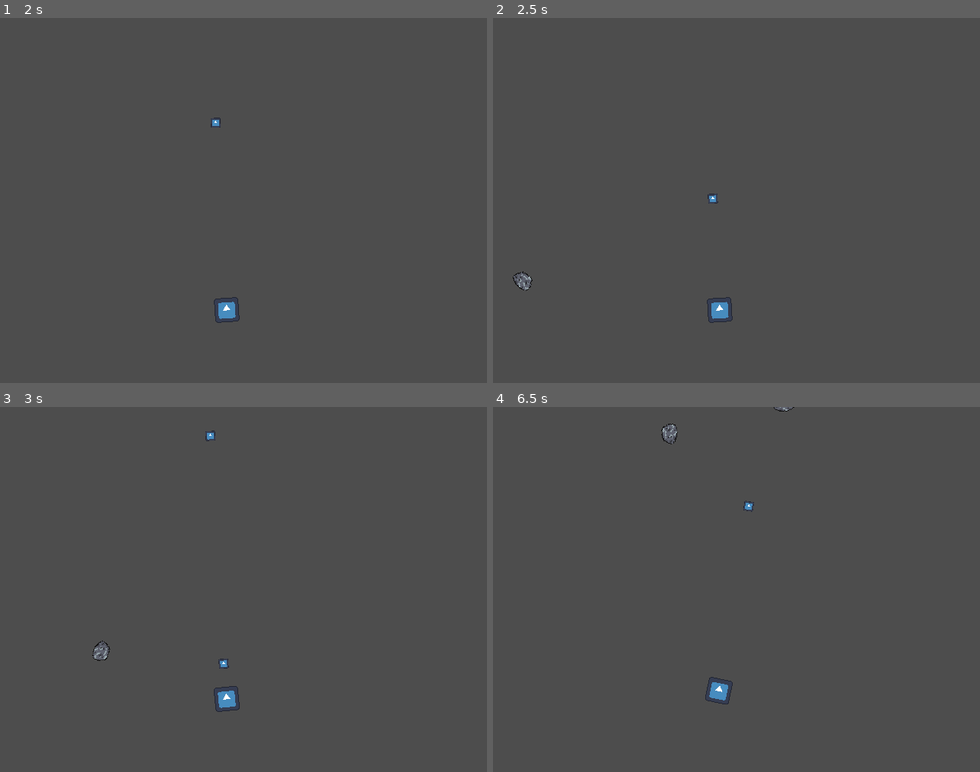
Above: before the commit, frames 1-4 (two rows, left to right).
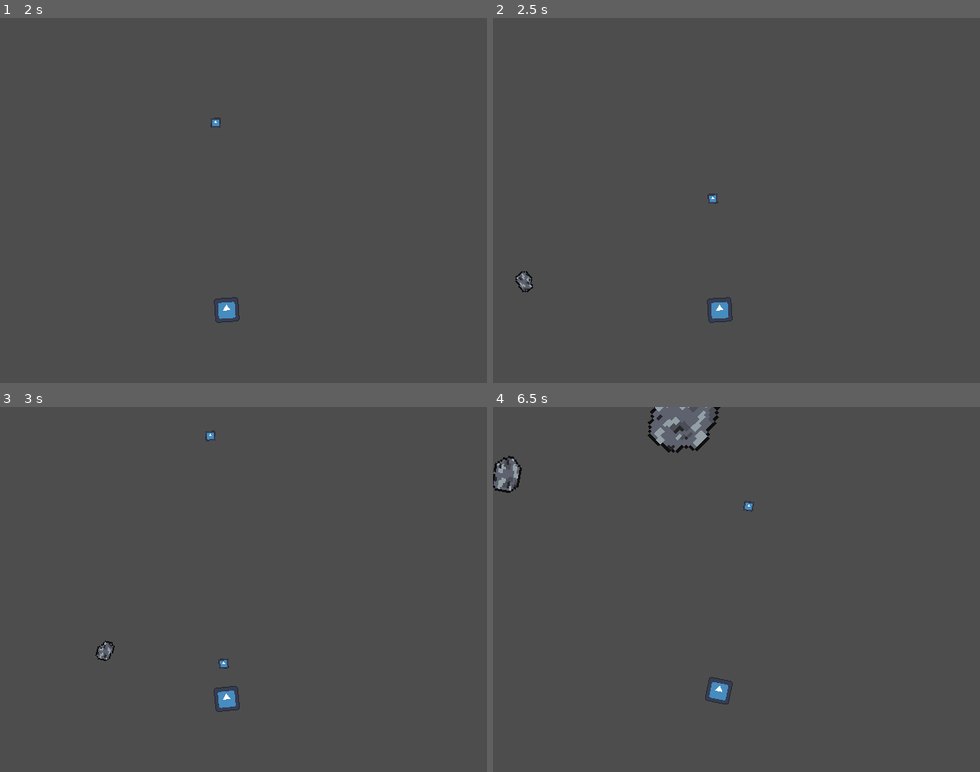
Above: after the commit, the same moments.

Repository: RageWolf/Cosmic-Order-Beginners-Jam-Winter-2024
Game: Godot game, scene res://src/asteroids.tscn
The game is run twice, just before and just after one commit, with the same random seed, the same clock (stepped at 60 frames per second) and the same inputs. This scene is started directly instead of the project's main scene. The engine's default icon, where the game draws it, is replaced by a stand-in: a white triangle on a blue panel in a dark square.
Inputs:
- Up to frame 1 (2 s): tap Enter at 0.5 s; hold A (turn_right) 0.53-1.28 s; tap Space (shoot) at 0.6, 1.35 s; hold D (turn_left) from 1.28 s (still down)
- Up to frame 2 (2.5 s): release D (turn_left) at 2.03 s; hold A (turn_right) from 2.03 s (still down); tap Space (shoot) at 2.1 s
- Up to frame 3 (3 s): release A (turn_right) at 2.78 s; hold W (thrust) from 2.78 s (still down); tap Space (shoot) at 2.85 s
- Up to frame 4 (6.5 s): release W (thrust) at 3.53 s; hold D (turn_left) 3.53-5.78 s; tap Space (shoot) every 0.75 s from 3.6 to 5.85 s; hold A (turn_right) from 5.78 s (still down)

Frame 1 is identical in both runs. In frame 2, 0.1% of the frame differs, in the area x 4-9%, y 69-76%; in frame 3, 0.1%; in frame 4, 1.7%, in the area x 0-62%, y 0-24%.

Commit message:
Random asteroid sizes

Diff:
--- a/src/asteroid.gd
+++ b/src/asteroid.gd
@@ -2,11 +2,24 @@
 class_name Asteroid
 
 @export var timer: Timer
+@export var sprite: Sprite2D
+@export var animation_player: AnimationPlayer
 
+var size: int
 var velocity: Vector2
 var angular_velocity: float
 
 func _ready() -> void:
+	size = randi_range(0, 2)
+
+	match size:
+		0: # big
+			animation_player.play("big")
+		1: # medium
+			animation_player.play("medium")
+		2: # small
+			animation_player.play("small")
+
 	timer.timeout.connect(queue_free)
 
 func _process(delta: float) -> void:
--- a/src/asteroid.tscn
+++ b/src/asteroid.tscn
@@ -1,21 +1,212 @@
-[gd_scene load_steps=4 format=3 uid="uid://165e4hs8gjsx"]
+[gd_scene load_steps=14 format=3 uid="uid://165e4hs8gjsx"]
 
 [ext_resource type="Texture2D" uid="uid://dehnl6dmt7tt1" path="res://PNG/asteroïd big.png" id="1_ixs4q"]
 [ext_resource type="Script" path="res://src/asteroid.gd" id="1_syfsk"]
-
-[sub_resource type="CircleShape2D" id="CircleShape2D_cbyjc"]
-radius = 9.0
-
-[node name="Asteroid" type="Area2D" node_paths=PackedStringArray("timer")]
+[ext_resource type="Texture2D" uid="uid://cl35v1w6rsscl" path="res://PNG/asteroïd mid.png" id="3_27ge6"]
+[ext_resource type="Texture2D" uid="uid://cc7fmmgrlfbv0" path="res://PNG/asteroïd small.png" id="4_ixaqf"]
+
+[sub_resource type="CircleShape2D" id="CircleShape2D_p6pxl"]
+resource_local_to_scene = true
+radius = 0.0
+
+[sub_resource type="CircleShape2D" id="CircleShape2D_xxd43"]
+resource_local_to_scene = true
+radius = 44.32
+
+[sub_resource type="Animation" id="Animation_a6qth"]
+resource_name = "big"
+length = 0.05
+step = 0.033
+tracks/0/type = "value"
+tracks/0/imported = false
+tracks/0/enabled = true
+tracks/0/path = NodePath("Sprite2D:scale")
+tracks/0/interp = 1
+tracks/0/loop_wrap = true
+tracks/0/keys = {
+"times": PackedFloat32Array(0),
+"transitions": PackedFloat32Array(1),
+"update": 0,
+"values": [Vector2(4, 4)]
+}
+tracks/1/type = "value"
+tracks/1/imported = false
+tracks/1/enabled = true
+tracks/1/path = NodePath("Sprite2D:texture")
+tracks/1/interp = 1
+tracks/1/loop_wrap = true
+tracks/1/keys = {
+"times": PackedFloat32Array(0),
+"transitions": PackedFloat32Array(1),
+"update": 1,
+"values": [ExtResource("1_ixs4q")]
+}
+tracks/2/type = "value"
+tracks/2/imported = false
+tracks/2/enabled = true
+tracks/2/path = NodePath("CollisionShape2D:shape")
+tracks/2/interp = 1
+tracks/2/loop_wrap = true
+tracks/2/keys = {
+"times": PackedFloat32Array(0.0333333),
+"transitions": PackedFloat32Array(1),
+"update": 1,
+"values": [SubResource("CircleShape2D_xxd43")]
+}
+
+[sub_resource type="CircleShape2D" id="CircleShape2D_kuvjm"]
+resource_local_to_scene = true
+radius = 21.43
+
+[sub_resource type="Animation" id="Animation_myyyv"]
+resource_name = "medium"
+length = 0.05
+tracks/0/type = "value"
+tracks/0/imported = false
+tracks/0/enabled = true
+tracks/0/path = NodePath("Sprite2D:scale")
+tracks/0/interp = 1
+tracks/0/loop_wrap = true
+tracks/0/keys = {
+"times": PackedFloat32Array(0),
+"transitions": PackedFloat32Array(1),
+"update": 0,
+"values": [Vector2(3, 3)]
+}
+tracks/1/type = "value"
+tracks/1/imported = false
+tracks/1/enabled = true
+tracks/1/path = NodePath("Sprite2D:texture")
+tracks/1/interp = 1
+tracks/1/loop_wrap = true
+tracks/1/keys = {
+"times": PackedFloat32Array(0),
+"transitions": PackedFloat32Array(1),
+"update": 1,
+"values": [ExtResource("3_27ge6")]
+}
+tracks/2/type = "value"
+tracks/2/imported = false
+tracks/2/enabled = true
+tracks/2/path = NodePath("CollisionShape2D:shape")
+tracks/2/interp = 1
+tracks/2/loop_wrap = true
+tracks/2/keys = {
+"times": PackedFloat32Array(0.0333333),
+"transitions": PackedFloat32Array(1),
+"update": 1,
+"values": [SubResource("CircleShape2D_kuvjm")]
+}
+
+[sub_resource type="CircleShape2D" id="CircleShape2D_4b6ky"]
+resource_local_to_scene = true
+radius = 13.0
+
+[sub_resource type="Animation" id="Animation_ibweo"]
+resource_name = "small"
+length = 0.05
+tracks/0/type = "value"
+tracks/0/imported = false
+tracks/0/enabled = true
+tracks/0/path = NodePath("Sprite2D:scale")
+tracks/0/interp = 1
+tracks/0/loop_wrap = true
+tracks/0/keys = {
+"times": PackedFloat32Array(0),
+"transitions": PackedFloat32Array(1),
+"update": 0,
+"values": [Vector2(2, 2)]
+}
+tracks/1/type = "value"
+tracks/1/imported = false
+tracks/1/enabled = true
+tracks/1/path = NodePath("Sprite2D:texture")
+tracks/1/interp = 1
+tracks/1/loop_wrap = true
+tracks/1/keys = {
+"times": PackedFloat32Array(0),
+"transitions": PackedFloat32Array(1),
+"update": 1,
+"values": [ExtResource("4_ixaqf")]
+}
+tracks/2/type = "value"
+tracks/2/imported = false
+tracks/2/enabled = true
+tracks/2/path = NodePath("CollisionShape2D:shape")
+tracks/2/interp = 1
+tracks/2/loop_wrap = true
+tracks/2/keys = {
+"times": PackedFloat32Array(0.0333333),
+"transitions": PackedFloat32Array(1),
+"update": 1,
+"values": [SubResource("CircleShape2D_4b6ky")]
+}
+
+[sub_resource type="Animation" id="Animation_i2oej"]
+length = 0.001
+tracks/0/type = "value"
+tracks/0/imported = false
+tracks/0/enabled = true
+tracks/0/path = NodePath("Sprite2D:scale")
+tracks/0/interp = 1
+tracks/0/loop_wrap = true
+tracks/0/keys = {
+"times": PackedFloat32Array(0),
+"transitions": PackedFloat32Array(1),
+"update": 0,
+"values": [Vector2(4, 4)]
+}
+tracks/1/type = "value"
+tracks/1/imported = false
+tracks/1/enabled = true
+tracks/1/path = NodePath("Sprite2D:texture")
+tracks/1/interp = 1
+tracks/1/loop_wrap = true
+tracks/1/keys = {
+"times": PackedFloat32Array(0),
+"transitions": PackedFloat32Array(1),
+"update": 1,
+"values": [ExtResource("1_ixs4q")]
+}
+tracks/2/type = "value"
+tracks/2/imported = false
+tracks/2/enabled = true
+tracks/2/path = NodePath("CollisionShape2D:shape")
+tracks/2/interp = 1
+tracks/2/loop_wrap = true
+tracks/2/keys = {
+"times": PackedFloat32Array(0),
+"transitions": PackedFloat32Array(1),
+"update": 1,
+"values": [SubResource("CircleShape2D_p6pxl")]
+}
+
+[sub_resource type="AnimationLibrary" id="AnimationLibrary_ci637"]
+_data = {
+"RESET": SubResource("Animation_i2oej"),
+"big": SubResource("Animation_a6qth"),
+"medium": SubResource("Animation_myyyv"),
+"small": SubResource("Animation_ibweo")
+}
+
+[node name="Asteroid" type="Area2D" node_paths=PackedStringArray("timer", "sprite", "animation_player")]
 script = ExtResource("1_syfsk")
 timer = NodePath("MaxLifeTime")
+sprite = NodePath("Sprite2D")
+animation_player = NodePath("AnimationPlayer")
 
 [node name="Sprite2D" type="Sprite2D" parent="."]
+scale = Vector2(4, 4)
 texture = ExtResource("1_ixs4q")
 
 [node name="CollisionShape2D" type="CollisionShape2D" parent="."]
-shape = SubResource("CircleShape2D_cbyjc")
+shape = SubResource("CircleShape2D_p6pxl")
 
 [node name="MaxLifeTime" type="Timer" parent="."]
 wait_time = 30.0
 autostart = true
+
+[node name="AnimationPlayer" type="AnimationPlayer" parent="."]
+libraries = {
+"": SubResource("AnimationLibrary_ci637")
+}
--- a/src/asteroid_spawner.gd
+++ b/src/asteroid_spawner.gd
@@ -35,10 +35,19 @@
 	var direction = (viewport_size / 2 - spawn_pos).normalized()
 	direction = direction.rotated(randf_range(-PI / 4, PI / 4))
 
-	# Set random speed between 100 and 200
-	var speed = randf_range(100, 200)
+	# Adjust speed based on size (smaller = faster)
+	# size 0 (big): 50-100
+	# size 1 (medium): 100-150
+	# size 2 (small): 150-200
+	var base_speed = 50.0 + (asteroid.size * 50.0)
+	var speed = randf_range(base_speed, base_speed + 50.0)
 	asteroid.velocity = direction * speed
 
-	# Set random rotation
+	# Set random rotation, smaller asteroids rotate faster
 	asteroid.rotation = randf_range(0, PI * 2)
-	asteroid.angular_velocity = randf_range(-PI, PI)
+	var min_angular_speed = PI / 4.0 # Minimum rotation speed
+	var base_angular_speed = PI / 2.0 # Base rotation speed (big asteroids)
+	var final_speed = base_angular_speed * (asteroid.size + 1)
+
+	# Ensure rotation is at least min_angular_speed, but randomize direction
+	asteroid.angular_velocity = (min_angular_speed + randf() * (final_speed - min_angular_speed)) * (-1 if randf() > 0.5 else 1)
